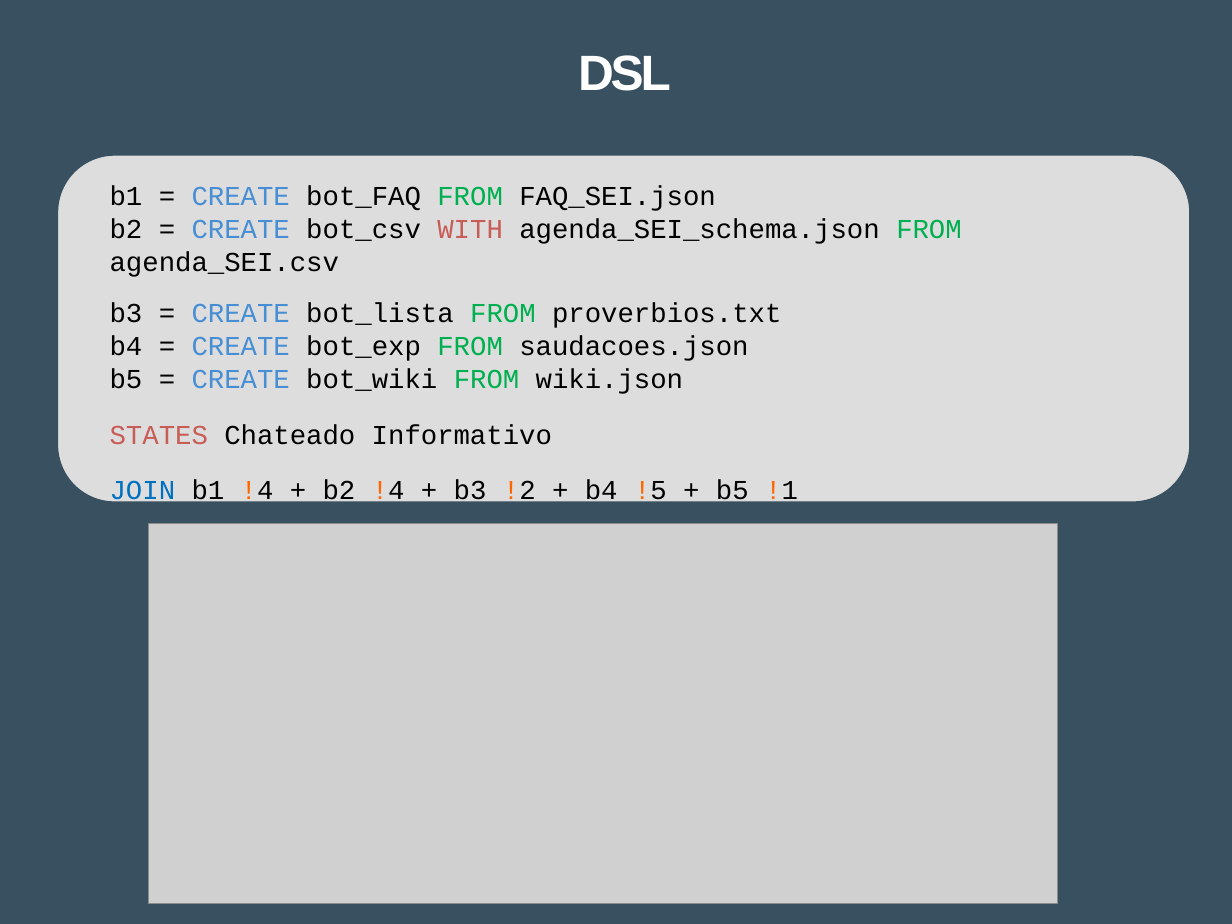
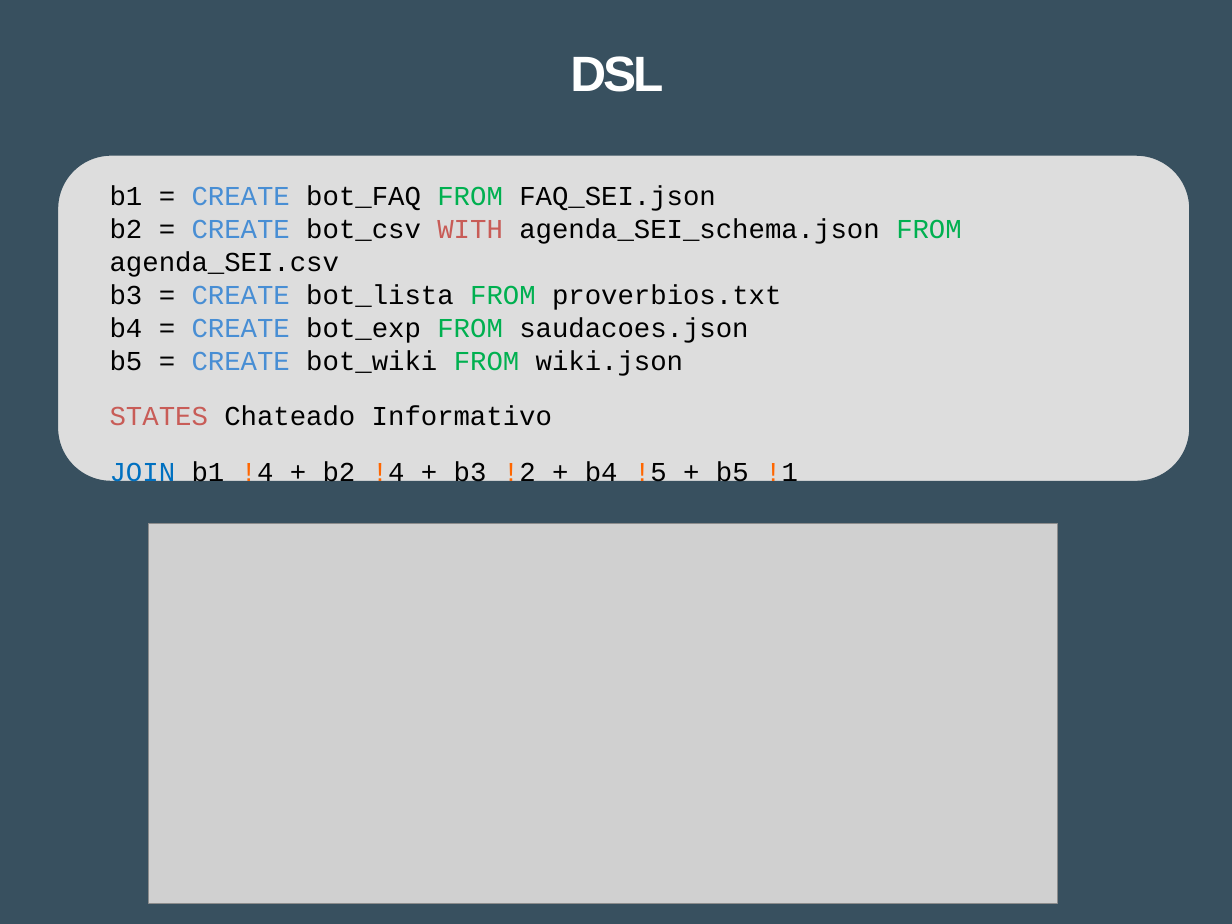
Before and after one commit to Tibblue/PLC, a slide deck: slide 3 of LEI/apresentações/checkpoint2/apresLEI_grupo47.pptx. Drawn at 1232x924 pixels with LibreOffice and Linux fonts; fonts in the diff are those of the drawing; grey boxes stand for pictures. Boxes give left, top, right and bottom in pixels: in the first picture for what was removed or moved away, otherwise in the second. Text is boxed around its words. In the diff, an @@ line names an element or a change of style, - is before the commit and + after.

```diff
--- a/LEI/apresentações/checkpoint2/apresLEI_grupo47.pptx
+++ b/LEI/apresentações/checkpoint2/apresLEI_grupo47.pptx
@@ title "DSL" moved from (x1=578, y1=55, x2=671, y2=91) to (x1=570, y1=56, x2=663, y2=92) @@
@@ rounded rectangle resized from (x1=57, y1=154, x2=1191, y2=503) to (x1=57, y1=154, x2=1191, y2=483) @@
@@ text "b1 = CREATE bot_FAQ FROM ..." rewrapped from (x1=110, y1=186, x2=962, y2=507) to (x1=110, y1=186, x2=962, y2=488) @@
```
Also in this commit, not shown: 15 other slides changed, 2 slides removed.
